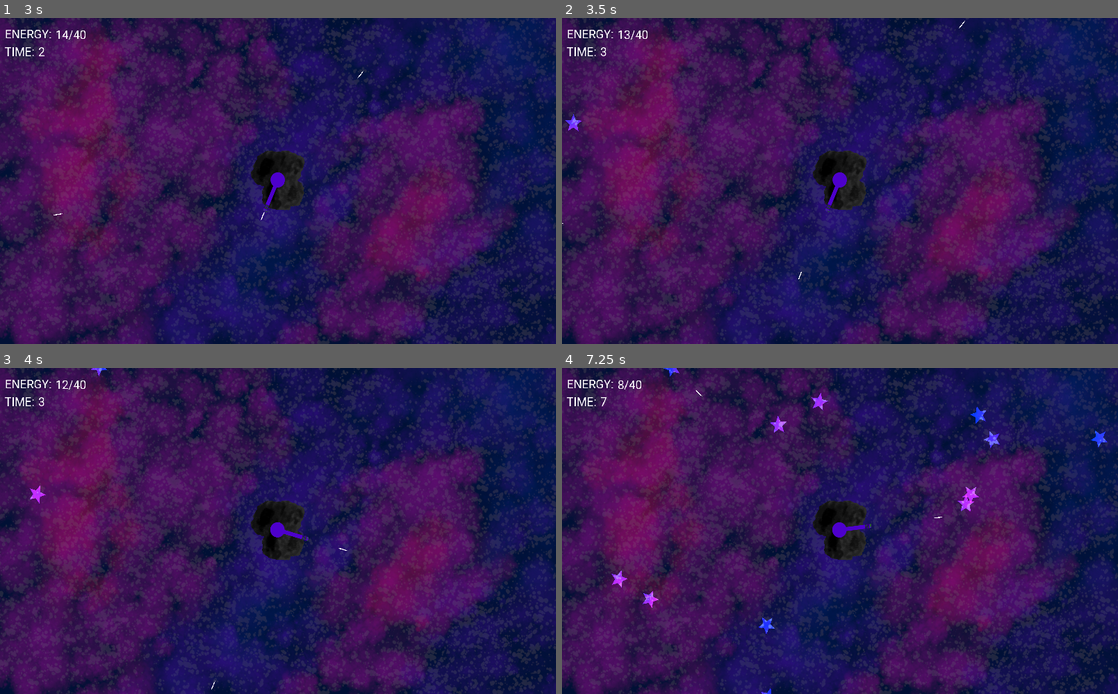
Above: before the commit, frames 1-4 (two rows, left to right).
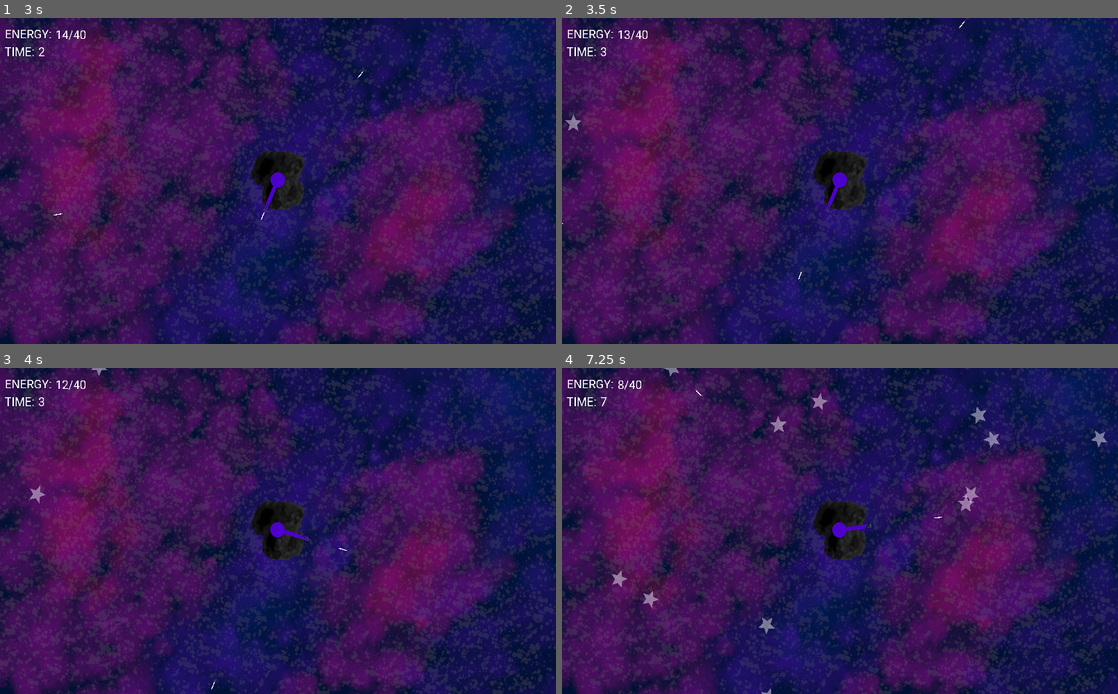
Above: after the commit, the same moments.

Repository: Aroweeri/star_shooter
Game: Godot game, scene res://Node2D.tscn
Same seed, same stepped clock (60 frames per second), same inputs: the game is played once before the commit and once after it.
Inputs (mouse positions are in pixels of both pictures, inside the frame that each line leads up to):
- Up to frame 1 (3 s): tap Enter at 0.5 s; move the mouse to (400, 164) at 0.52 s; click (400, 164) at 0.67 s; move the mouse to (166, 197) at 1.27 s; click (166, 197) at 1.42 s; tap Space at 2 s; move the mouse to (333, 109) at 2.02 s; click (333, 109) at 2.17 s; move the mouse to (250, 246) at 2.77 s; click (250, 246) at 2.92 s
- Up to frame 2 (3.5 s): no input
- Up to frame 3 (4 s): move the mouse to (444, 579) at 3.52 s; click (444, 579) at 3.67 s
- Up to frame 4 (7.25 s): move the mouse to (673, 482) at 4.27 s; click (673, 482) at 4.42 s; move the mouse to (867, 531) at 5.02 s; click (867, 531) at 5.17 s; move the mouse to (756, 449) at 5.77 s; click (756, 449) at 5.92 s; move the mouse to (962, 514) at 6.52 s; click (962, 514) at 6.67 s

Frame 1 is identical in both runs. In frame 2, less than 0.1% of the frame differs, in the area x 0-4%, y 29-35%; in frame 3, less than 0.1%; in frame 4, 0.7%, in the area x 8-99%, y 0-100%.

Commit message:
Replace the star's light component with a sprite instead.
It turns out that the lights are heavy on the system and slow everything
down. I would have to consider baking the lights somehow onto the
background and then revealing those pixels when the star comes over.

Diff:
--- a/star_shooter/KinematicBody2D_star.tscn
+++ b/star_shooter/KinematicBody2D_star.tscn
@@ -17,8 +17,7 @@
 scale = Vector2( 2, 2 )
 shape = SubResource( 1 )
 
-[node name="Light2D" type="Light2D" parent="."]
+[node name="Sprite" type="Sprite" parent="."]
+modulate = Color( 1, 1, 1, 0.435294 )
+scale = Vector2( 0.3, 0.3 )
 texture = ExtResource( 2 )
-texture_scale = 0.3
-color = Color( 0.372549, 0.541176, 1, 1 )
-energy = 1.97
